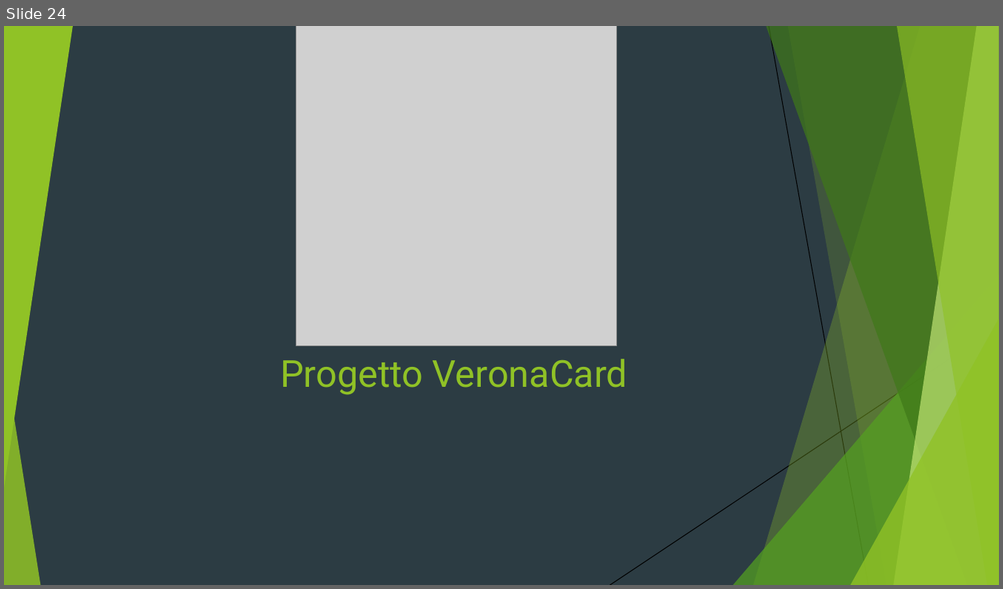
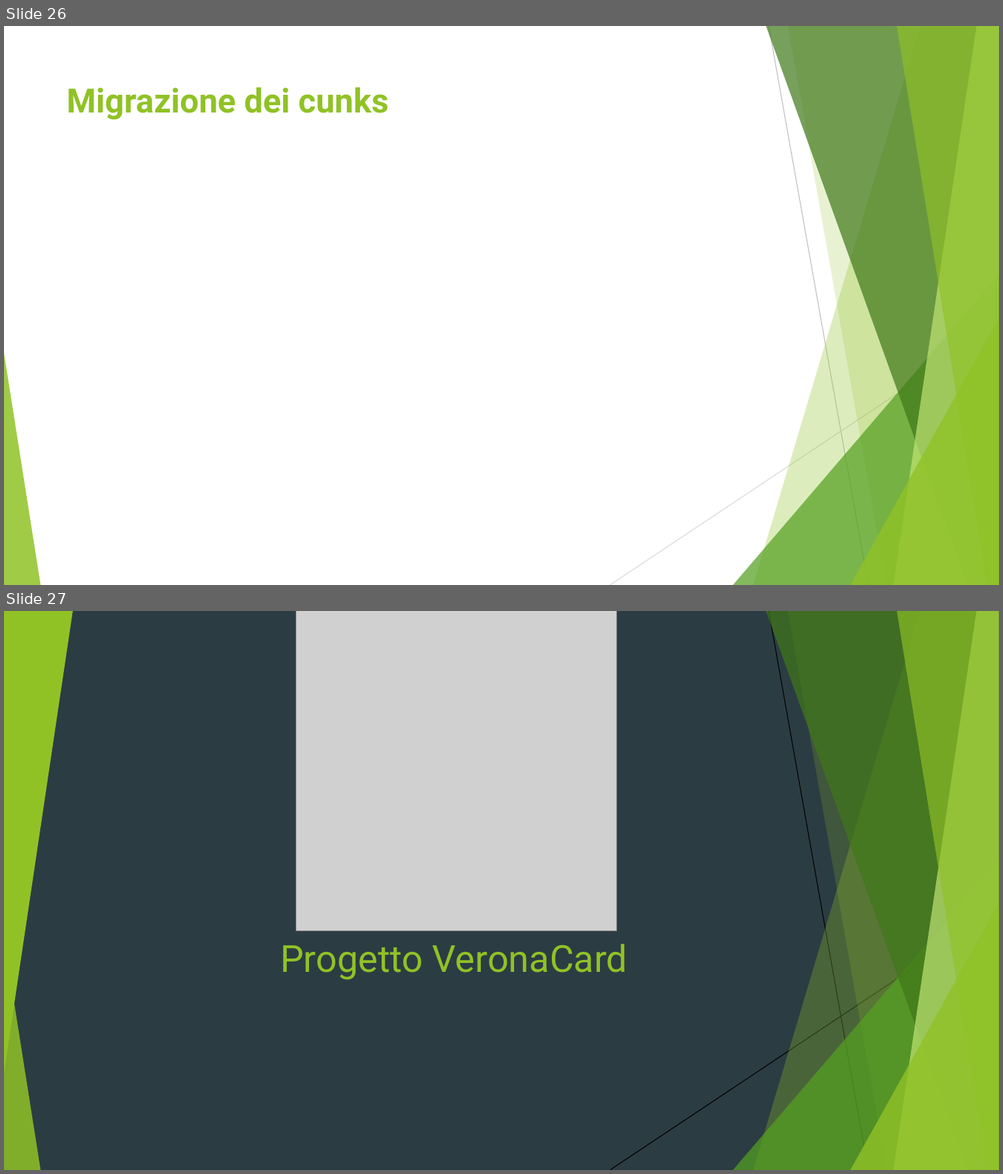
Before and after one commit to Buzzolan/VeronaCardMongoDB, a slide deck: Presentazione_progetto.pptx. Shown one above the other, each under a label of ours: slide 24 before the commit, slides 26 and 27 after it. The pictures are 1003x589 and 1003x1174 pixels, drawn with LibreOffice and Linux fonts; fonts in the diff are those of the drawing; grey boxes stand for pictures. Boxes give left, top, right and bottom in pixels: in the first picture for what was removed or moved away, otherwise in the second. Text is boxed around its words. In the diff, an @@ line names an element or a change of style, - is before the commit and + after.

```diff
--- a/Presentazione_progetto.pptx
+++ b/Presentazione_progetto.pptx
@@ slide 26 added at bbox=[4, 26, 999, 585], background #FFFFFF; not listed: 8 template elements that a slide beside it also shows @@
@@ line added from (768, 26) to (868, 585), #BFBFBF 0.75 pt @@
@@ title added at bbox=[67, 87, 389, 120], 32.4 pt, text #90C226, bold @@
+Migrazione dei cunks
@@ line added from (999, 326) to (610, 585), #D9D9D9 0.75 pt @@
@@ what was slide 24 is now slide 27 @@
```
Also in this commit, not shown: 1 slide changed, 2 other slides added, 5 other files.
